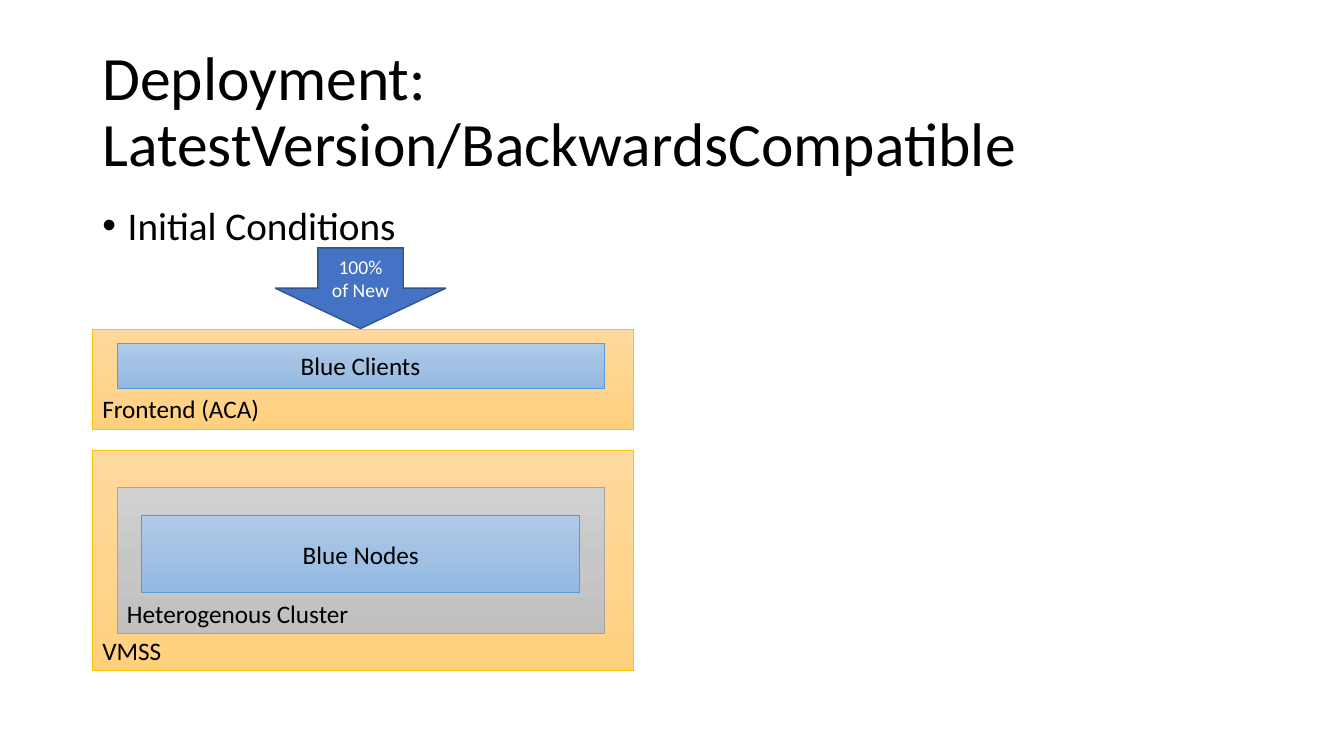
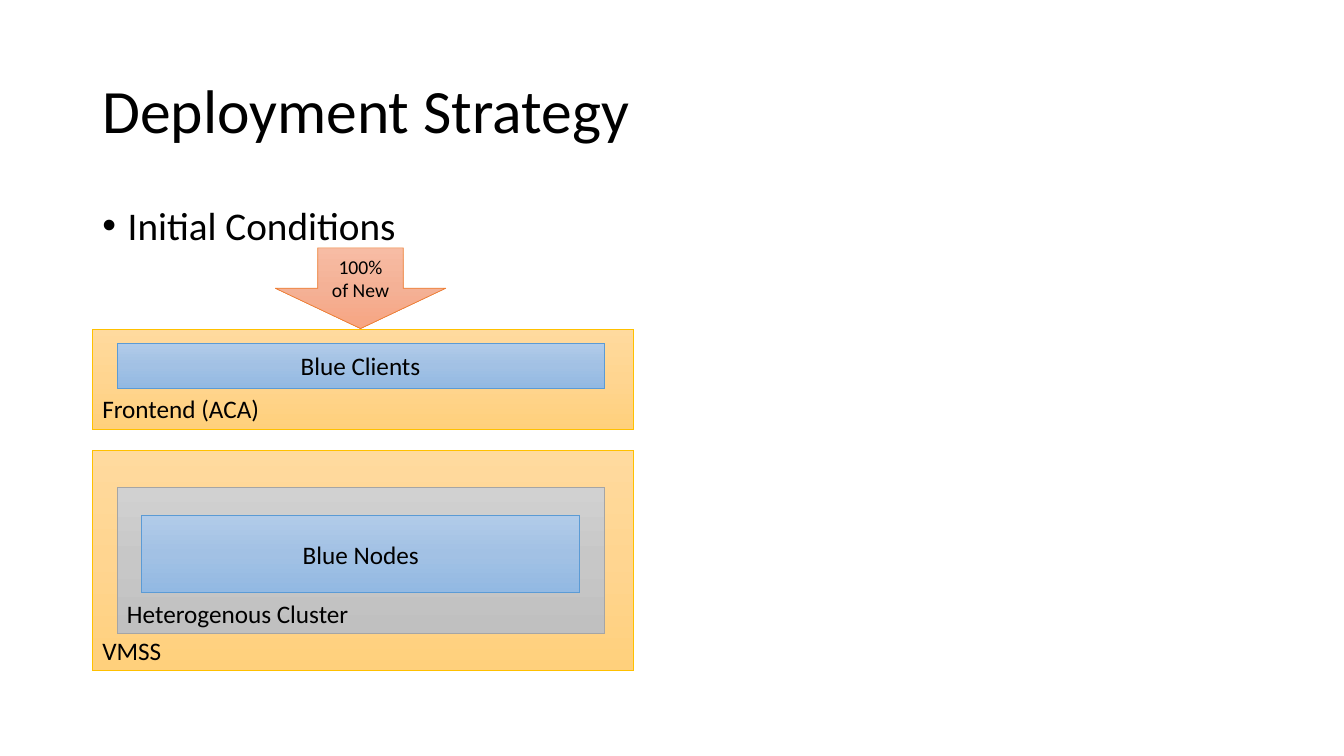
Before and after one commit to MarkNickeson/OrleansVersionAndDeploy, a slide deck: slide 6 of Orleans Versioning and Deployment.pptx (slide 5 before the commit). Drawn at 1344x756 pixels with LibreOffice and Linux fonts; fonts in the diff are those of the drawing. Boxes give left, top, right and bottom in pixels: in the first picture for what was removed or moved away, otherwise in the second. Text is boxed around its words. In the diff, an @@ line names an element or a change of style, - is before the commit and + after.

```diff
--- a/Orleans Versioning and Deployment.pptx
+++ b/Orleans Versioning and Deployment.pptx
@@ title at (102,90,629,144): text changed @@
-Deployment: LatestVersion/BackwardsCompatible
+Deployment Strategy
@@ down arrow "100%" at (275,248,446,329): text colour #FFFFFF to #000000; fill #4472C4 to gradient #F7BDA5 to #F5B196 to #F8A582; outline #325491 1 pt to #ED7D31 0.5 pt @@
```
Also in this commit, not shown: 8 other slides changed, 1 slide added, 17 other files.
